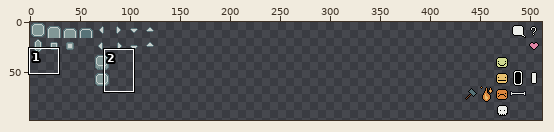
One commit to this pixel-art file: art/ui.aseprite. The first picture is a wide view before the edit; the outline marks the close-up.
Close-up. The starting point:
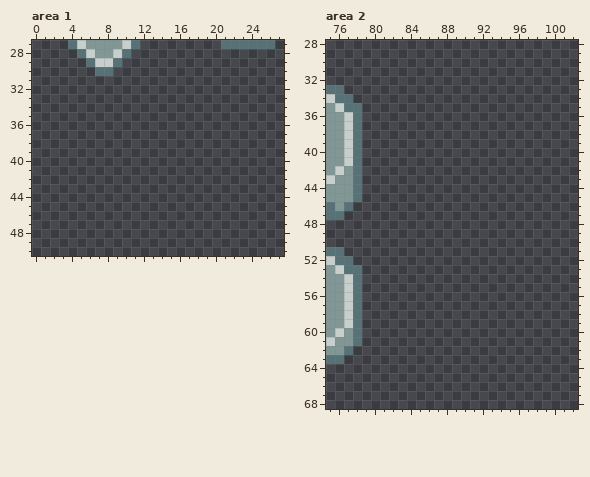
512x512 pixels, 1 frame. Shown: area 1: x 0..27, y 27..50; area 2: x 75..102, y 28..68. The wide view leaves out empty margins.
After the commit:
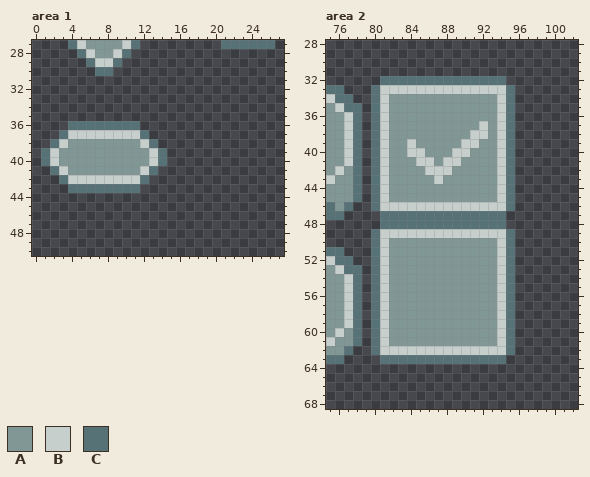
Palette (. is transparent): A #819796  B #c7cfcc  C #577277
Change:
Area 1:
Colour A is added in row 38 at x 4 to 11; in rows 39 to 40 at x 3 to 12; in row 41 at x 4 to 11.
Colour B is added in row 37 at x 4 to 11; in row 38 at x 3 and 12; in rows 39 to 40 at x 2 and 13; in row 41 at x 3 and 12; in row 42 at x 4 to 11.
Colour C is added in row 36 at x 4 to 11; in row 37 at x 3 and 12; in row 38 at x 2 and 13; in rows 39 to 40 at x 1 and 14; in row 41 at x 2 and 13; in row 42 at x 3 and 12.
Colour C is added in row 43 at x 4 to 11.
Area 2:
Colour A is added in rows 34 to 36 at x 82 to 93; in row 37 at x 82 to 91 and 93; in row 38 at x 82 to 90 and 93; in row 39 at x 82 to 83, 85 to 89 and 92 to 93; in row 40 at x 82 to 83, 86 to 88 and 91 to 93; in row 41 at x 82 to 84, 87 and 90 to 93.
Colour A is added in row 42 at x 82 to 85 and 89 to 93; in row 43 at x 82 to 86 and 88 to 93; in rows 44 to 45 at x 82 to 93; in rows 50 to 61 at x 82 to 93.
Colour B is added in row 33 at x 81 to 94; in rows 34 to 36 at x 81 and 94; in row 37 at x 81, 92 and 94; in row 38 at x 81, 91 to 92 and 94; in row 39 at x 81, 84, 90 to 91 and 94; in row 40 at x 81, 84 to 85, 89 to 90 and 94.
Colour B is added in row 41 at x 81, 85 to 86, 88 to 89 and 94; in row 42 at x 81, 86 to 88 and 94; in row 43 at x 81, 87 and 94; in rows 44 to 45 at x 81 and 94; in row 46 at x 81 to 94; in row 49 at x 81 to 94.
Colour B is added in rows 50 to 61 at x 81 and 94; in row 62 at x 81 to 94.
Colour C is added in row 32 at x 81 to 94; in rows 33 to 46 at x 80 and 95; in rows 47 to 48 at x 81 to 94; in rows 49 to 62 at x 80 and 95; in row 63 at x 81 to 94.
Boxes around the changes in both close-ups, in picture pixels (x1, y1, x2, y2):
added: (41, 121, 167, 193)
added: (371, 76, 515, 364)
